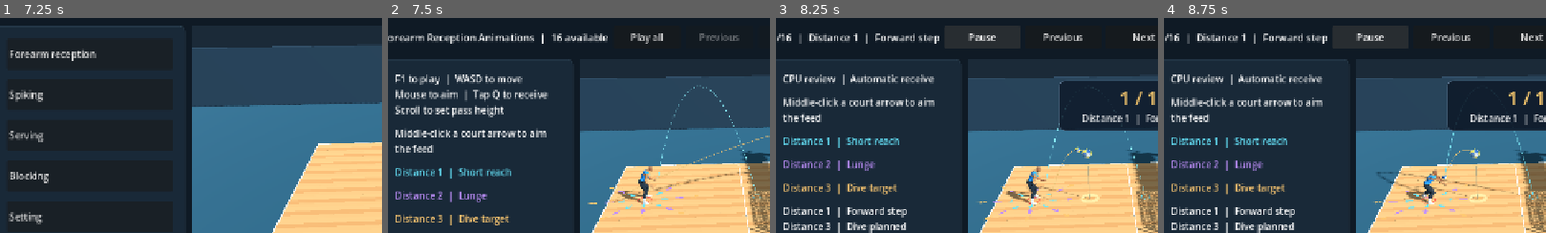
Above: before the commit, frames 1-4 (left to right).
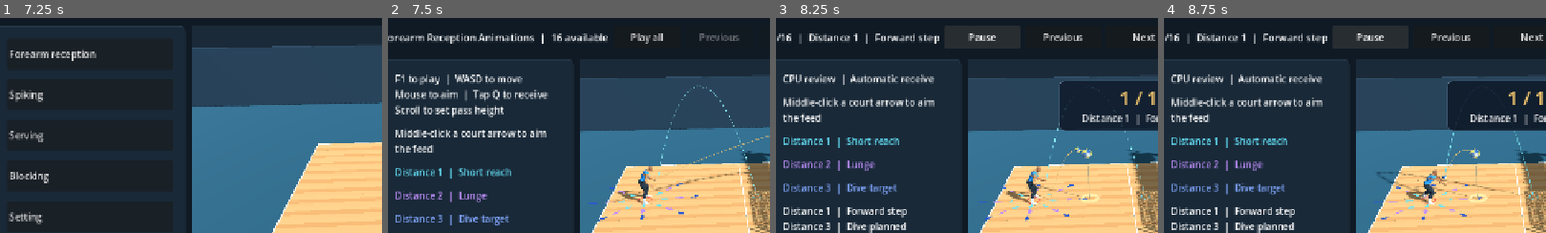
Above: after the commit, the same moments.

Repository: foreandr/volleyball
Game: Godot game, scene res://scenes/main.tscn
The game is run twice, just before and just after one commit, with the same random seed, the same clock (stepped at 60 frames per second) and the same inputs.
Inputs:
- Up to frame 1 (7.25 s): click "Story" at 0.5 s; click "Back" at 1.25 s; click "Story" at 2 s; click "New" at 2.75 s; click "Back" at 3.5 s; click "New" at 4.25 s; click "Save" at 5 s; click "Back" at 5.75 s; click "Continue" at 6.5 s
- Up to frame 2 (7.5 s): click "Forearm reception" at 7.25 s
- Up to frame 3 (8.25 s): click "Play all" at 8 s
- Up to frame 4 (8.75 s): no input
The pictures show only the part of the screen within x 3-53%, y 10-60%; the shares and areas given below are measured in that part.

Frame 1 is identical in both runs. In frame 2, 0.7% of the frame differs, in the area x 2-82%, y 76-97%; in frame 3, 0.7%; in frame 4, 0.7%.

Commit message:
Improve dive arrow contrast on the court

Diff:
--- a/scripts/player_direction_arrows.gd
+++ b/scripts/player_direction_arrows.gd
@@ -62,7 +62,7 @@
 	surface.surface_begin(Mesh.PRIMITIVE_TRIANGLES,material)
 	for distance in range(1,4 if show_dive_ring else 3):
 		for index in range(1,9):
-			var color: Color = [Color("67e8ff"),Color("c291ff"),Color("ffca72")][distance-1]
+			var color: Color = [Color("67e8ff"),Color("c291ff"),Color("2859d4")][distance-1]
 			if index == selected and distance == selected_distance: color = Color("ff4848")
 			surface.surface_set_color(color)
 			var forward := direction(index)
--- a/scripts/story_animations.gd
+++ b/scripts/story_animations.gd
@@ -188,7 +188,7 @@
 		arrow_hint.autowrap_mode = TextServer.AUTOWRAP_WORD_SMART
 		content.add_child(arrow_hint)
 		var arrow_labels := ["Distance 1  |  Short reach","Distance 2  |  Lunge","Distance 3  |  Dive target"]
-		var arrow_colors := [Color("67e8ff"),Color("c291ff"),Color("ffca72")]
+		var arrow_colors := [Color("67e8ff"),Color("c291ff"),Color("82a8ff")]
 		for index in arrow_labels.size():
 			var legend := label(arrow_labels[index],16)
 			legend.add_theme_color_override("font_color",arrow_colors[index])
